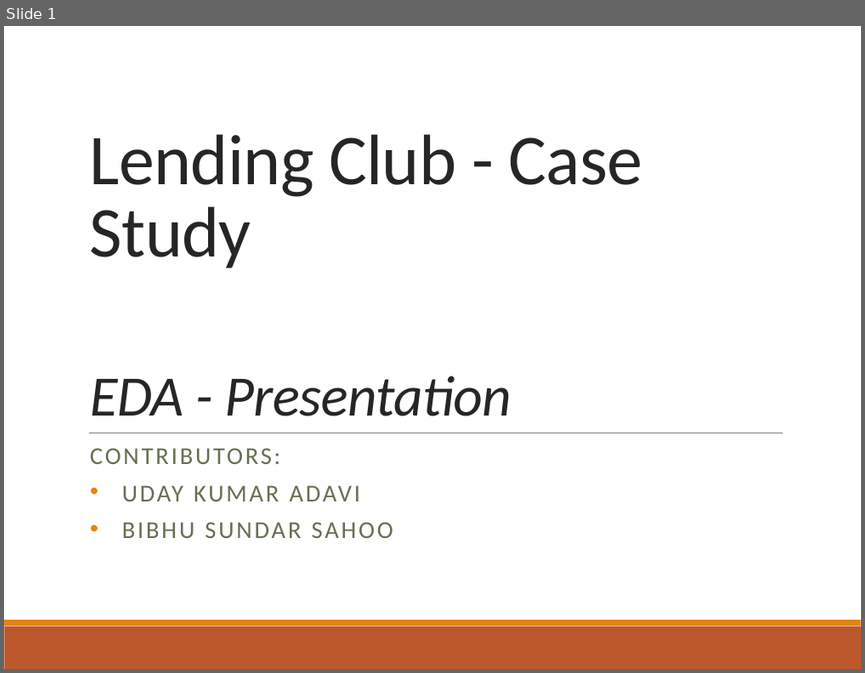
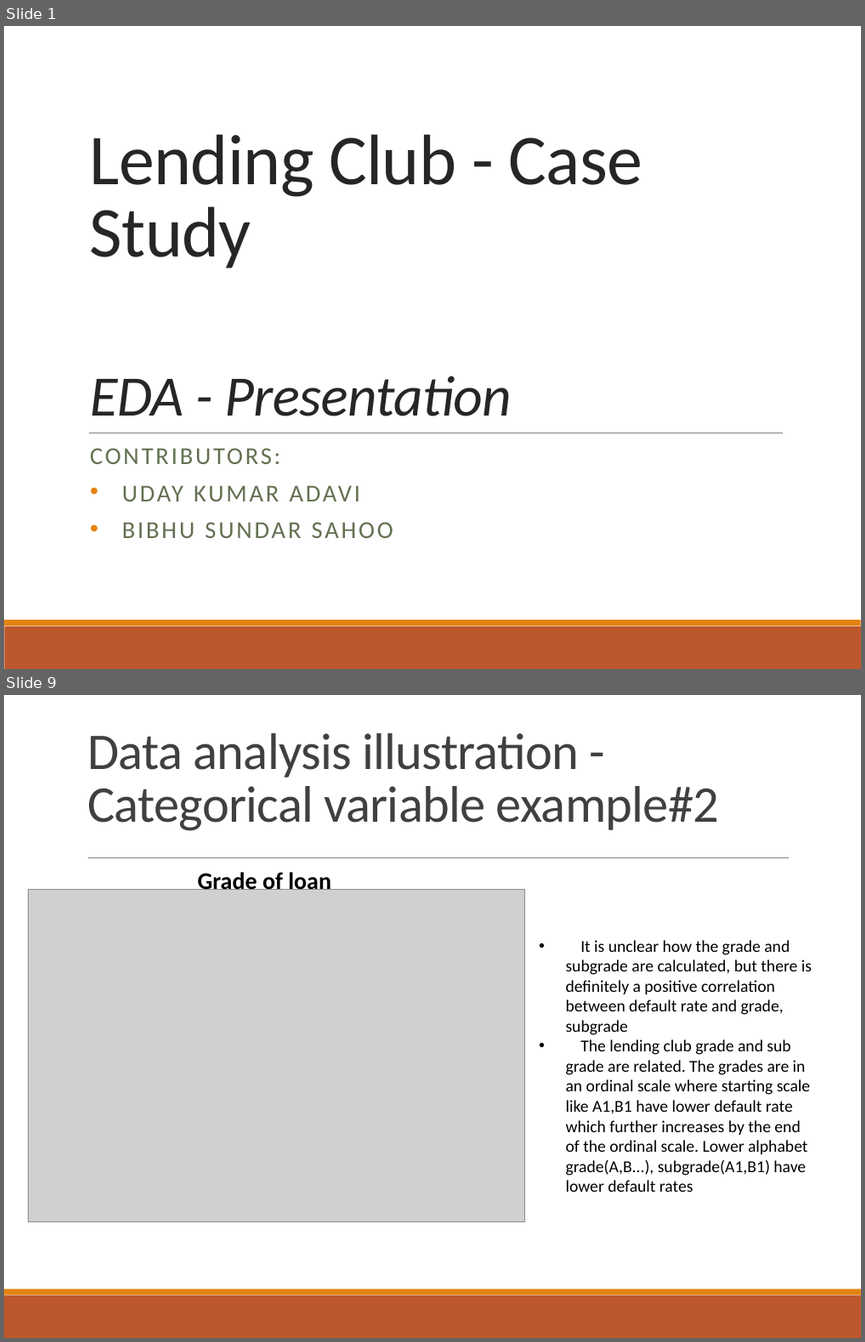
Before and after one commit to udaykadavi/LendingClubCaseStudy, a slide deck: Lending Club Case Study.pptx. Shown one above the other, each under a label of ours: slide 1 before the commit, slides 1 and 9 after it; the slides between them are not shown. The pictures are 865x673 and 865x1342 pixels, drawn with LibreOffice and Linux fonts; fonts in the diff are those of the drawing; grey boxes stand for pictures. Boxes give left, top, right and bottom in pixels: in the first picture for what was removed or moved away, otherwise in the second. Text is boxed around its words. In the diff, an @@ line names an element or a change of style, - is before the commit and + after.

```diff
--- a/Lending Club Case Study.pptx
+++ b/Lending Club Case Study.pptx
@@ slide 9 added at (4,695,861,1338), background #FFFFFF; not listed: 2 template elements that a slide beside it also shows @@
@@ title added at (87,733,719,831), 43.2 pt, text #404040 @@
+Data analysis illustration -
+Categorical variable example#2
@@ line added from (88, 858) to (788, 858), #808080 0.5 pt @@
@@ text added at (198,868,331,890), 20 pt, text #000000, bold @@
+Grade of loan
@@ picture added at (28,890,524,1222) @@
@@ text added at (566,940,812,1191), 14 pt, text #000000 @@
+• It is unclear how the grade and subgrade are calculated, but there is definitely a positive correlation between default rate and grade, subgrade
+• The lending club grade and sub grade are related. The grades are in an ordinal scale where starting scale like A1,B1 have lower default rate which further increases by the end of the ordinal scale. Lower alphabet grade(A,B...), subgrade(A1,B1) have lower default rates
```
Also in this commit, not shown: 4 slides changed, 6 other slides added, 3 slides removed, 3 other files.
